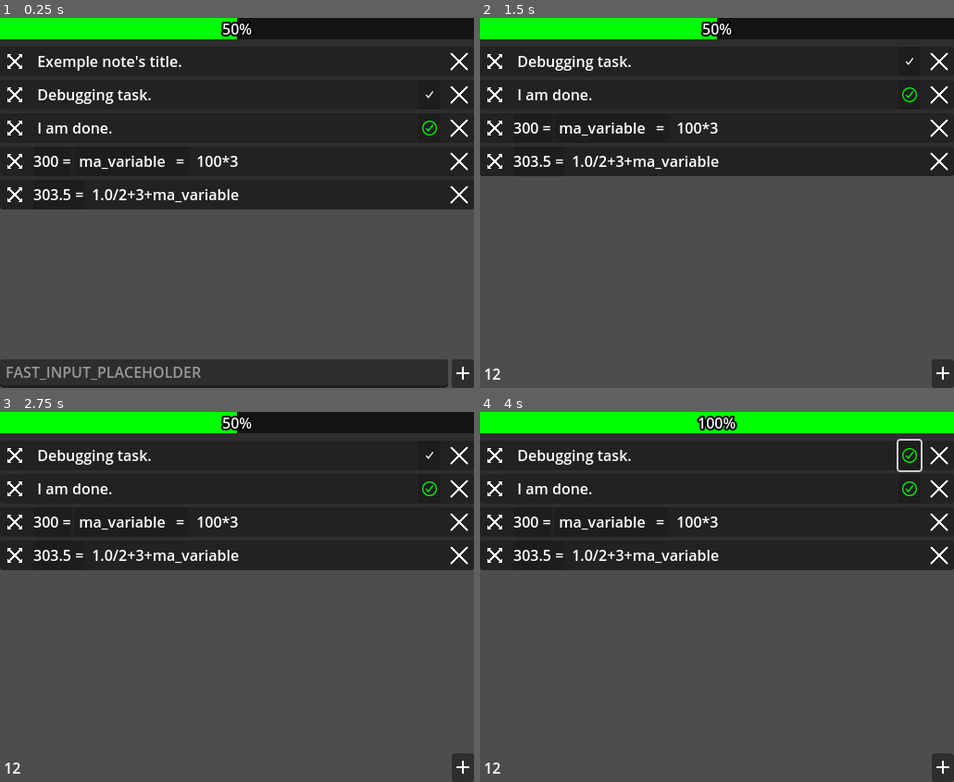
Above: before the commit, frames 1-4 (two rows, left to right).
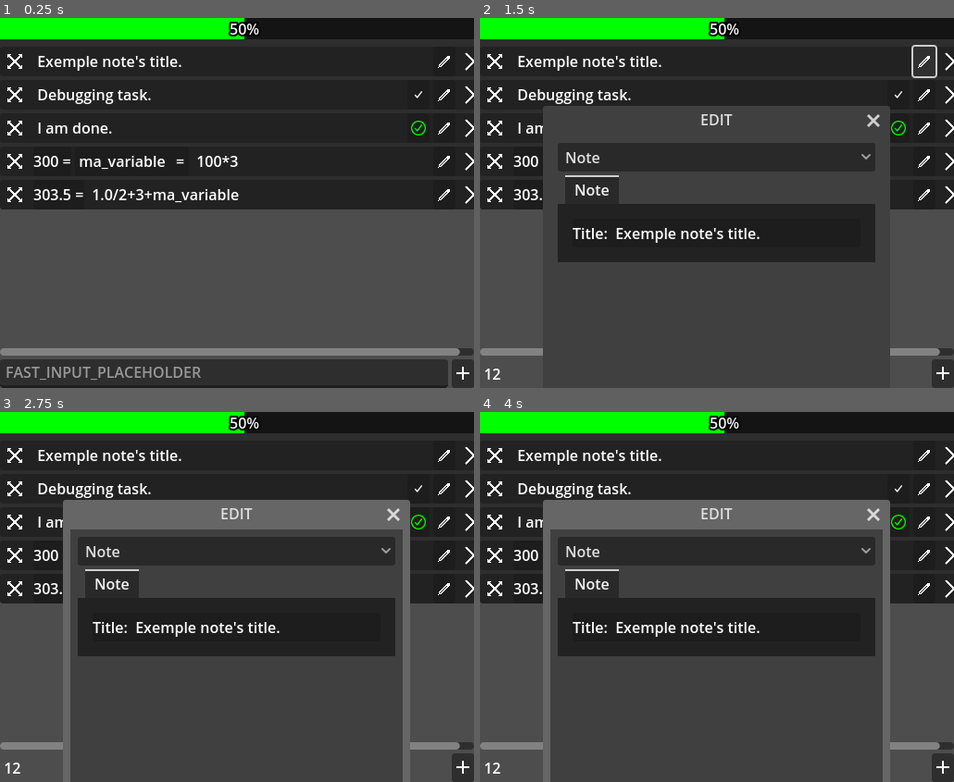
Above: after the commit, the same moments.

Repository: xorblo-doitus/Bloc-notes-plus-plus
Game: Godot game, scene res://src/app/main.tscn
Two runs of this game, one before a commit and one after it. Both use one fixed random seed, a clock stepped at 60 frames per second and the inputs below. The engine's default icon, where the game draws it, is replaced by a stand-in: a white triangle on a blue panel in a dark square.
Inputs (mouse positions are in pixels of both pictures, inside the frame that each line leads up to):
- Up to frame 1 (0.25 s): no input
- Up to frame 2 (1.5 s): click (702, 373) at 0.52 s; type "12" at 0.6 s; click (925, 62) at 1.27 s
- Up to frame 3 (2.75 s): click (14, 456) at 2.02 s
- Up to frame 4 (4 s): click (494, 456) at 2.77 s; click (911, 456) at 3.52 s

The runs differ from the first frame. In frame 1, 2.8% of the frame differs, in the area x 0-100%, y 0-92%; in frame 2, 25%; in frame 3, 27%; in frame 4, 30%, in the area x 0-100%, y 0-100%.

Commit message:
Implemented note edition

Diff:
--- a/src/gui/displaying_notes/note_display/note_display.gd
+++ b/src/gui/displaying_notes/note_display/note_display.gd
@@ -60,7 +60,7 @@
 				if widget.before:
 					display_widgets.move_child(widget, 1)
 				else:
-					display_widgets.move_child(widget, -2)
+					display_widgets.move_child(widget, -3)
 
 				widget.note = _displaying
 
@@ -92,3 +92,42 @@
 
 func _on_delete_pressed() -> void:
 	request_remove.emit()
+
+
+
+
+# Edition Stuff
+var _edit_connections: Array[Connection] = []
+
+func _on_edit_pressed() -> void:
+	var gui = BuilderGUI.request_edition(true)
+
+	if gui == null:
+		return
+
+	gui.builder = Builder.new(_displaying)
+
+	_edit_connections.append(Connection.new(
+		gui.confirmed,
+		_on_edition_confirmed.bind(gui),
+		true,
+		CONNECT_ONE_SHOT
+	))
+	_edit_connections.append(Connection.new(
+		gui.canceled,
+		_on_edition_canceled,
+		true,
+		CONNECT_ONE_SHOT
+	))
+
+	get_tree().root.add_child(gui)
+	gui.show()
+
+
+func _on_edition_confirmed(gui: BuilderGUI) -> void:
+	gui.builder.apply_to_existing(_displaying)
+	Connection.destroy_all(_edit_connections)
+
+
+func _on_edition_canceled() -> void:
+	Connection.destroy_all(_edit_connections)
--- a/src/gui/displaying_notes/note_display/note_display.tscn
+++ b/src/gui/displaying_notes/note_display/note_display.tscn
@@ -6,6 +6,7 @@
 [ext_resource type="Texture2D" uid="uid://cn1dolctmjaya" path="res://src/assets/images/icons/grab.png" id="2_vo56a"]
 [ext_resource type="Texture2D" uid="uid://dljq5rng8ew0b" path="res://src/assets/images/icons/delete.png" id="4_btt4o"]
 [ext_resource type="PackedScene" uid="uid://b5oyco6trga1y" path="res://src/gui/user_input/grip/grip_component.tscn" id="4_e0p82"]
+[ext_resource type="Texture2D" uid="uid://dj2q4xxled0oy" path="res://src/assets/images/icons/pen.png" id="6_foat4"]
 
 [node name="NoteDisplay" type="PanelContainer"]
 offset_right = 84.0
@@ -35,6 +36,10 @@
 size_flags_vertical = 4
 place_holder = "TITLE_PLACE_HOLDER"
 
+[node name="Edit" type="Button" parent="Widgets"]
+layout_mode = 2
+icon = ExtResource("6_foat4")
+
 [node name="Delete" parent="Widgets" instance=ExtResource("2_od70a")]
 layout_mode = 2
 texture_normal = ExtResource("4_btt4o")
@@ -42,4 +47,5 @@
 [connection signal="button_down" from="Widgets/Grip" to="Widgets/Grip/GripComponent" method="start_dragging"]
 [connection signal="button_up" from="Widgets/Grip" to="Widgets/Grip/GripComponent" method="finish_dragging"]
 [connection signal="text_changed" from="Widgets/Title" to="." method="_on_title_text_changed"]
+[connection signal="pressed" from="Widgets/Edit" to="." method="_on_edit_pressed"]
 [connection signal="pressed" from="Widgets/Delete" to="." method="_on_delete_pressed"]
Not shown: 1 places in src/gui/displaying_notes/note_display/note_display.tscn that only renumber resources
